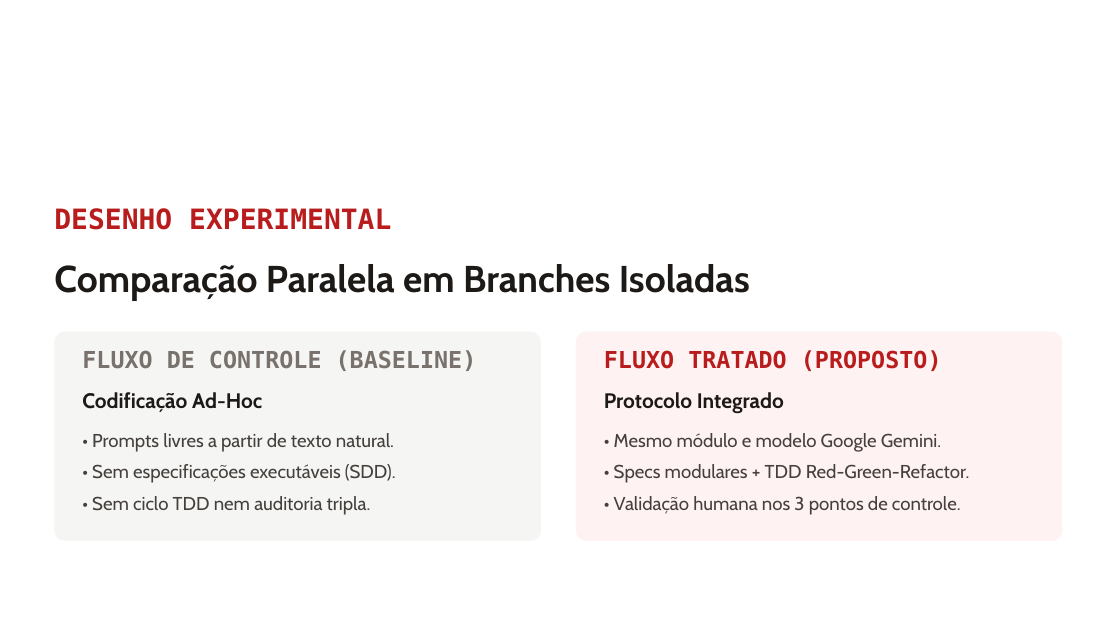
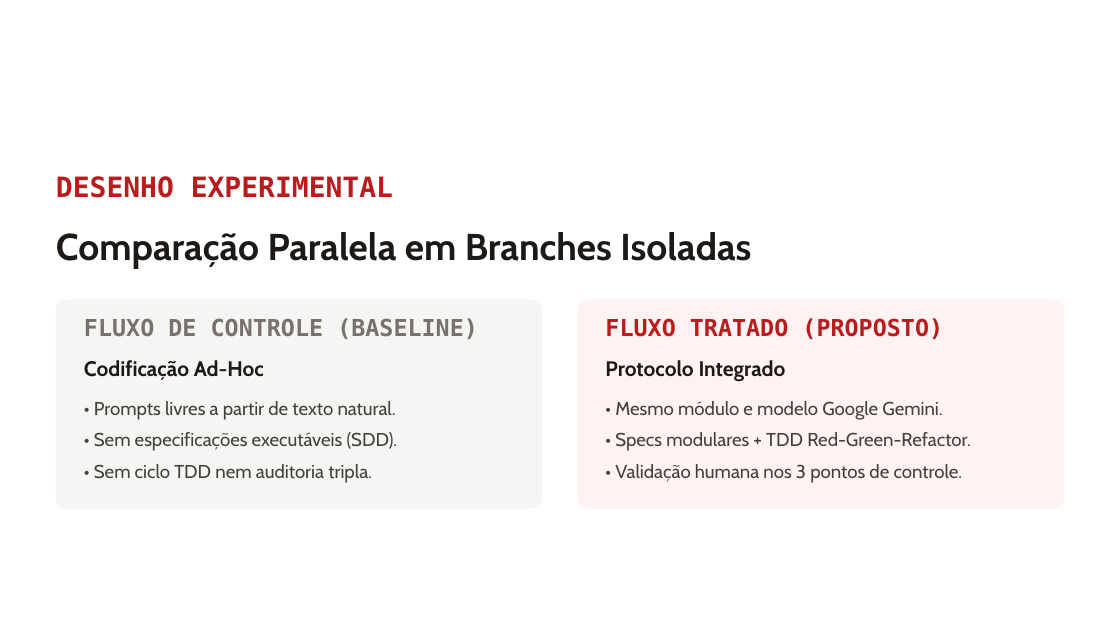
Before and after one commit to j-barcelos/ia-grade, a slide deck: slide 10 of apresentacao/TCC - SDD, TDD e IA na Grade Horária Fatec Barueri.pptx. Drawn at 1120x630 pixels with LibreOffice and Linux fonts; fonts in the diff are those of the drawing; background and template pictures are left out. Boxes give left, top, right and bottom in pixels: in the first picture for what was removed or moved away, otherwise in the second. Text is boxed around its words. In the diff, an @@ line names an element or a change of style, - is before the commit and + after.

```diff
--- a/apresentacao/TCC - SDD, TDD e IA na Grade Horária Fatec Barueri.pptx
+++ b/apresentacao/TCC - SDD, TDD e IA na Grade Horária Fatec Barueri.pptx
@@ 10 texts, 2 rounded rectangles: place and size @@
-10 texts, 2 rounded rectangles at [54,208,1063,541]
+10 texts, 2 rounded rectangles at [56,176,1064,509]
@@ text "Codificação Ad-Hoc": place and size @@
-text "Codificação Ad-Hoc" at [82,392,262,412]
+text "Codificação Ad-Hoc" at [84,360,264,380]
@@ text "Protocolo Integrado": place and size @@
-text "Protocolo Integrado" at [604,392,784,414]
+text "Protocolo Integrado" at [605,360,786,382]
```
Also in this commit, not shown: 9 other slides changed.
